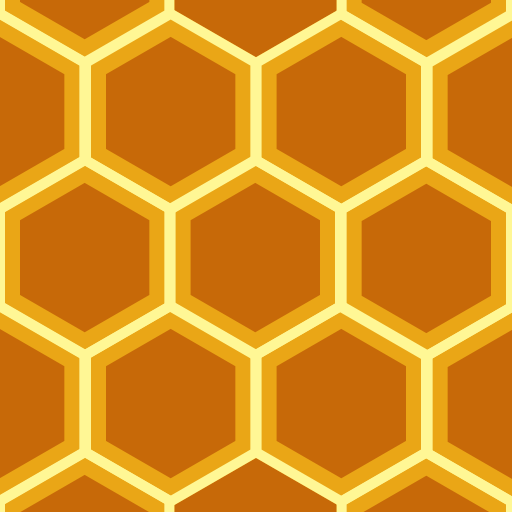
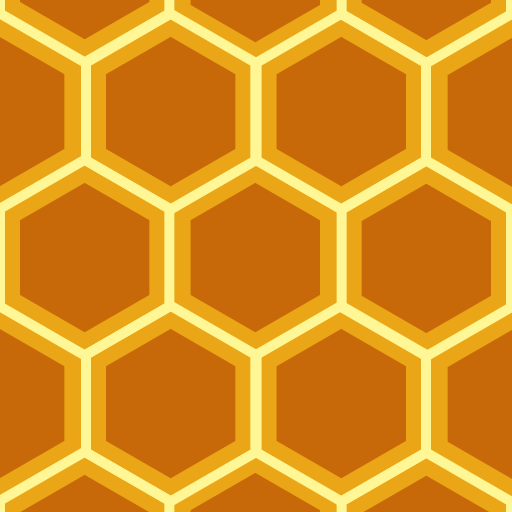
The second 512 x 512 image is a revision of the first. Changes to its layers:
removed layer "Polygon 1 copy 5" (1st of 8, in "Honeycomb inner") from group "Honeycomb inner" over [426, 304, 512, 505]
removed layer "Polygon 1 copy 5" (2nd of 8, in "Honeycomb inner") from group "Honeycomb inner" over [0, 303, 85, 504]
removed layer "Polygon 1 copy 3" (1st of 6, in "Honeycomb inner") from group "Honeycomb inner" over [426, 19, 512, 213]
removed layer "Polygon 1 copy 4" (1st of 2, in "Honeycomb inner") from group "Honeycomb inner" over [0, 11, 85, 212]
moved "Polygon 1" (1st of 3, in "Honeycomb") into group "Honeycomb", painted on it over [170, 0, 342, 359]
added layer "Polygon 1" (2nd of 3, in "Honeycomb") in group "Honeycomb" over [174, 458, 337, 512]
